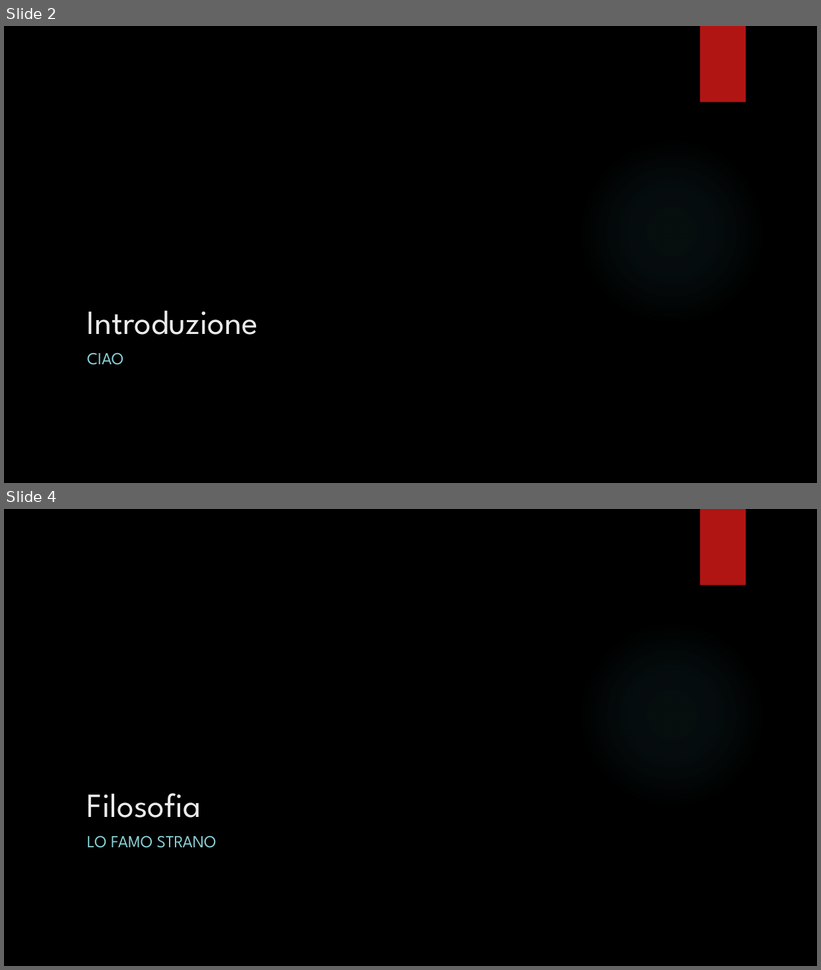
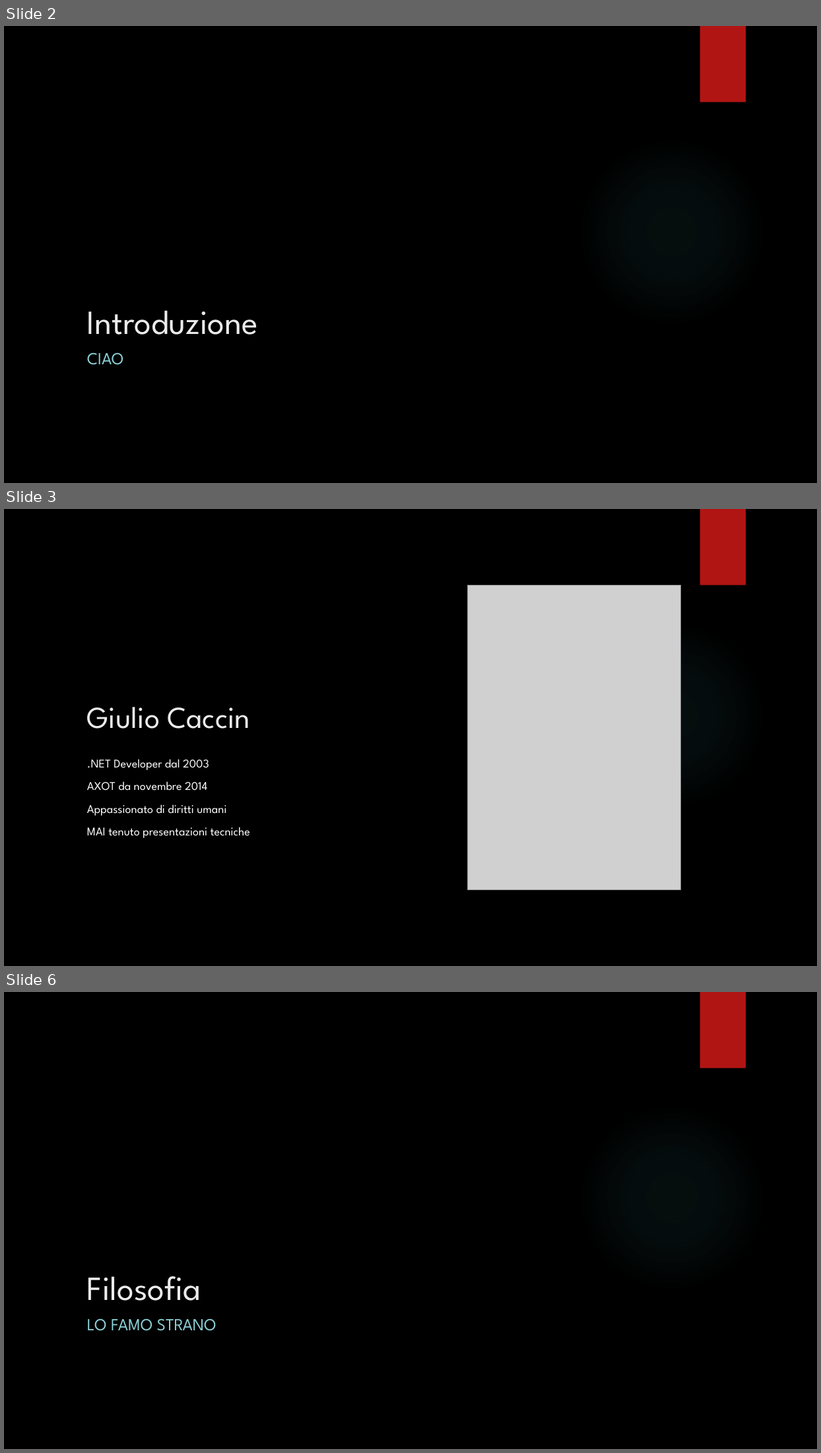
Before and after one commit to giuliocaccin/git-lo-stupido, a slide deck: Git.pptx. Shown one above the other, each under a label of ours: slides 2 and 4 before the commit, slides 2, 3 and 6 after it; the slides between them are not shown. The pictures are 821x970 and 821x1453 pixels, drawn with LibreOffice and Linux fonts; fonts in the diff are those of the drawing; grey boxes stand for pictures; background and template pictures are left out. Boxes give left, top, right and bottom in pixels: in the first picture for what was removed or moved away, otherwise in the second. Text is boxed around its words. In the diff, an @@ line names an element or a change of style, - is before the commit and + after.

```diff
--- a/Git.pptx
+++ b/Git.pptx
@@ slide 3 added at (4, 509, 817, 966), background picture (left out); not listed: 2 template elements that a slide beside it also shows @@
@@ picture added at (467, 586, 681, 890) @@
@@ title added at (87, 707, 250, 729), 36 pt, text #EBEBEB @@
+Giulio Caccin
@@ text added at (87, 759, 250, 838), 14 pt, text #FFFFFF @@
+.NET Developer dal 2003
+AXOT da novembre 2014
+Appassionato di diritti umani
+MAI tenuto presentazioni tecniche
@@ what was slide 4 is now slide 6 @@
```
Also in this commit, not shown: 12 other slides added, 1 slide removed, 11 other files.
